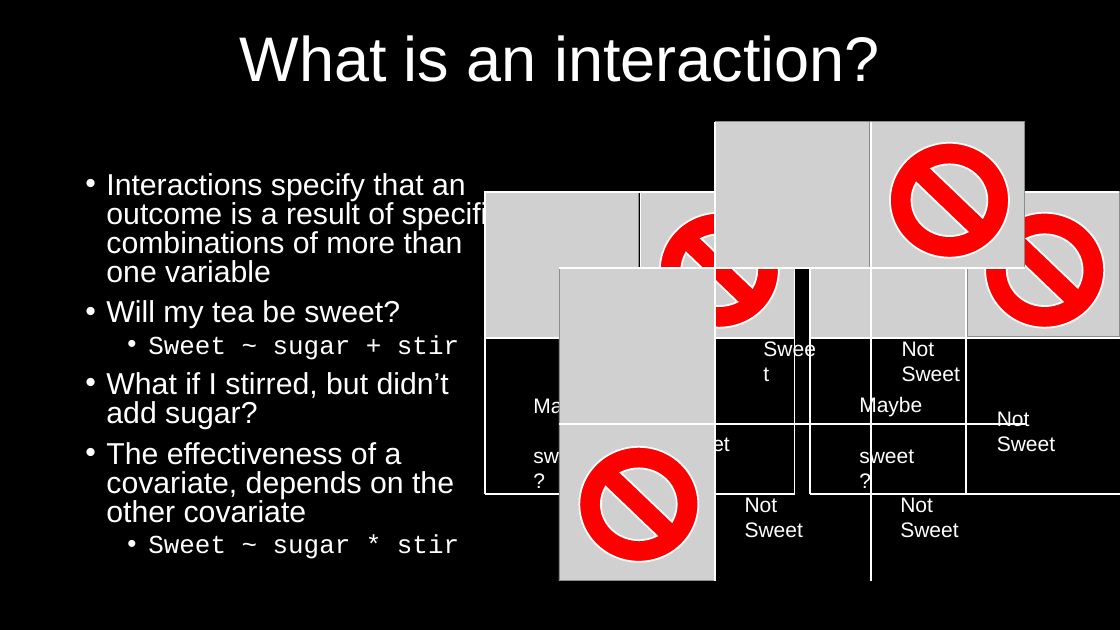
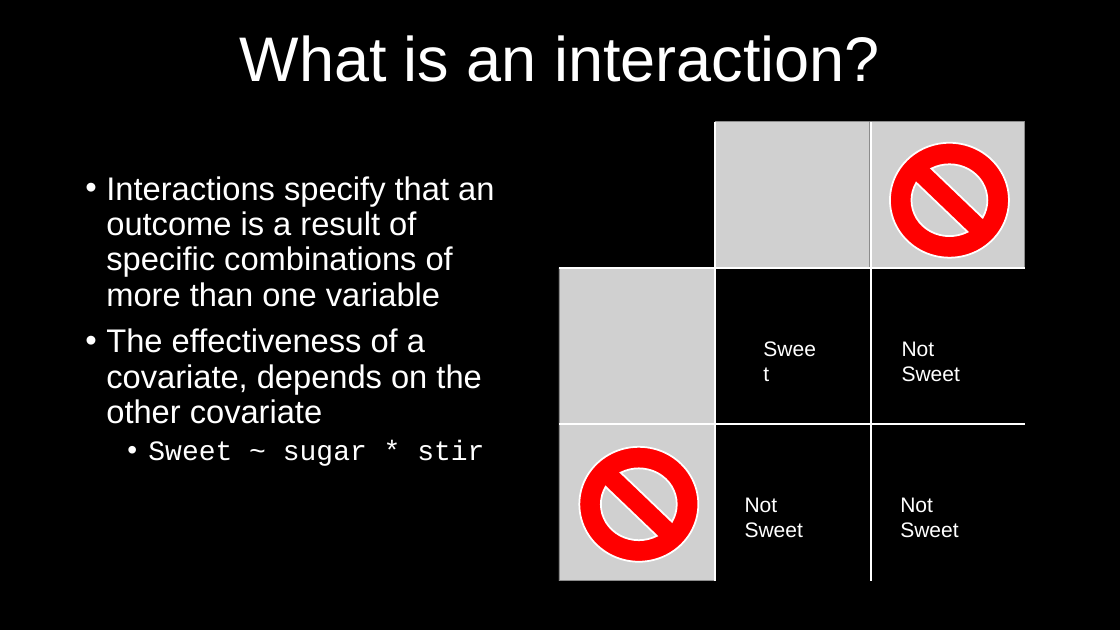
Before and after one commit to DeonRoos/006-BI3010, a slide deck: slide 13 of Lecture 10 - Interaction LM/Lecture 8.1 Interactions.pptx (slide 2 before the commit). Drawn at 1120x630 pixels with LibreOffice and Linux fonts; fonts in the diff are those of the drawing; grey boxes stand for pictures. Boxes give left, top, right and bottom in pixels: in the first picture for what was removed or moved away, otherwise in the second. Text is boxed around its words. In the diff, an @@ line names an element or a change of style, - is before the commit and + after.

Commit message:
Continue interaction lecture

```diff
--- a/Lecture 10 - Interaction LM/Lecture 8.1 Interactions.pptx
+++ b/Lecture 10 - Interaction LM/Lecture 8.1 Interactions.pptx
@@ text "Interactions specify that an outcome ..." at (106,176,494,466): size 25.9 to 28 pt in "Interactions specify that an outcome is a ...", "The effectiveness of a covariate, depends on ..."; size 22.2 to 24 pt in "Sweet ~ sugar * stir"; line spacing 0.8 to 0.9 @@
@@ group removed at (484,192,795,494): 6 lines, 2 pictures, 2 texts, 1 no-entry sign @@
-Maybe
-sweet?
-Not Sweet
@@ group removed at (810,192,1120,494): 5 lines, 2 pictures, 2 texts, 1 no-entry sign @@
-Maybe
-sweet?
-Not Sweet
@@ text at (106,300,459,429): paragraphs removed @@
-• Will my tea be sweet?
-  • Sweet ~ sugar + stir
-• What if I stirred, but didn’t add sugar?
```
Also in this commit, not shown: 12 slides added, 1 slide removed.
